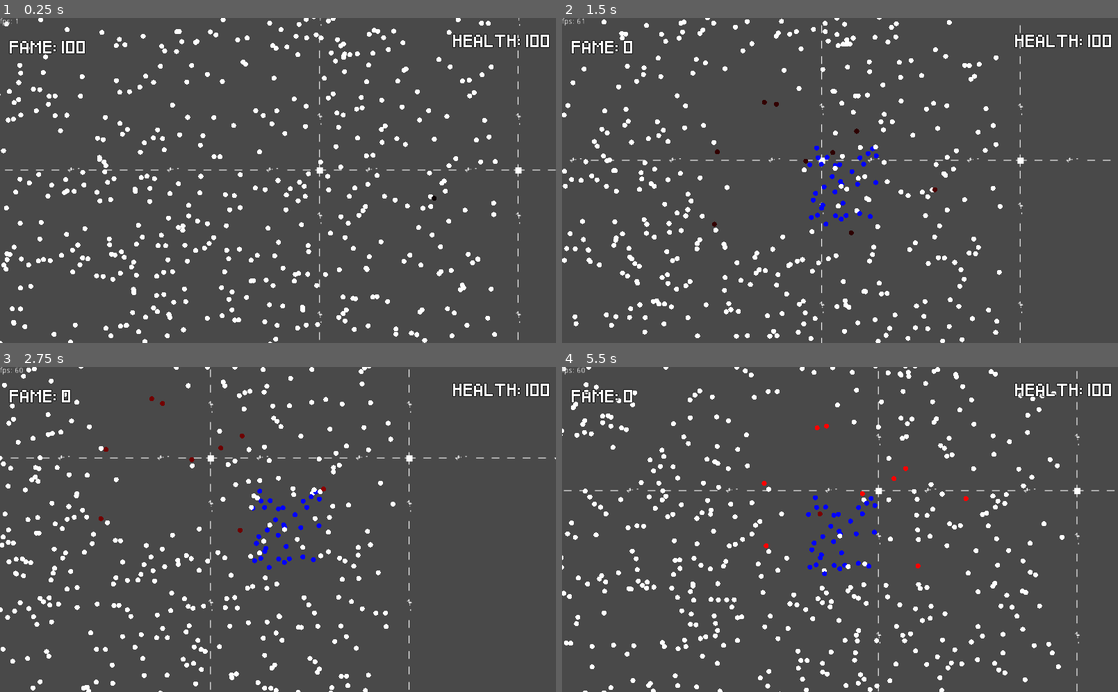
Above: before the commit, frames 1-4 (two rows, left to right).
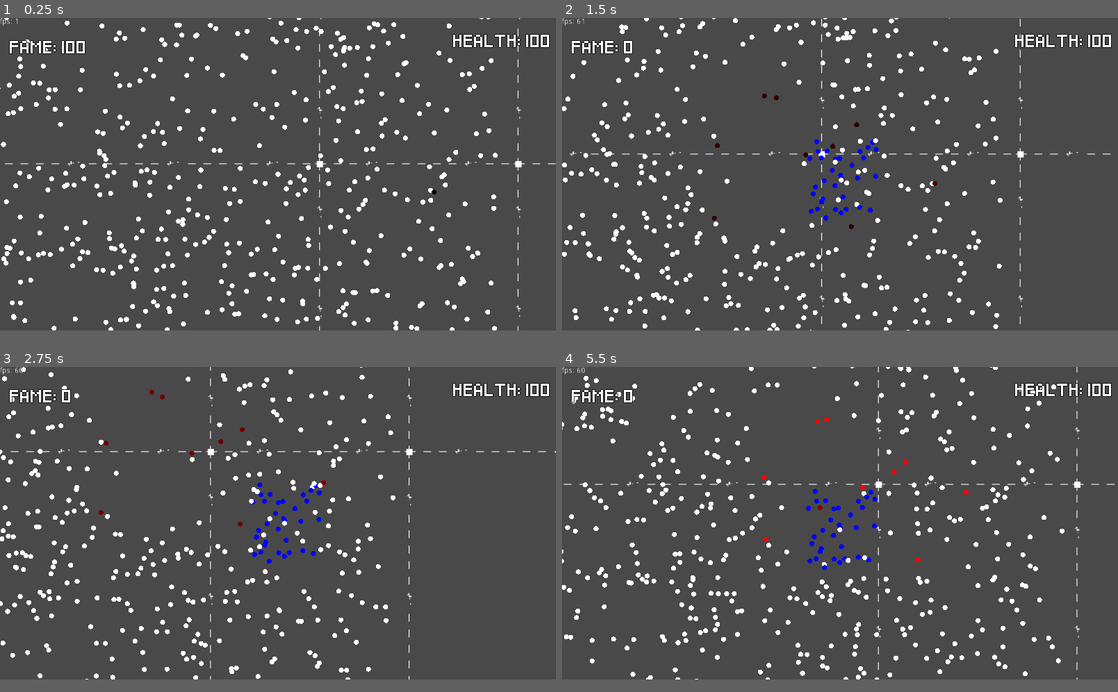
Above: after the commit, the same moments.

Repository: EliasVincent/perestroika
Game: Godot game, scene res://scenes/tests/Main.tscn
Two runs of this game, one before a commit and one after it. Both use one fixed random seed, a clock stepped at 60 frames per second and the inputs below.
Inputs:
- Up to frame 1 (0.25 s): no input
- Up to frame 2 (1.5 s): tap Enter (action) at 0.5, 0.6, 1.35 s; hold D (right) 0.53-1.28 s; hold S (down) from 1.28 s (still down)
- Up to frame 3 (2.75 s): release S (down) at 2.03 s; hold D (right) from 2.03 s (still down); tap Enter (action) at 2.1 s
- Up to frame 4 (5.5 s): release D (right) at 2.78 s; hold W (up) 2.78-3.53 s; tap Enter (action) every 0.75 s from 2.85 to 5.1 s; hold A (left) 3.53-5.03 s; hold S (down) from 5.03 s (still down)
In our replay, the window is 800x468 before the commit and 800x450 after it. These sizes can differ from the game's own. Grey fills any space a smaller window leaves; there, only what the larger window draws over its background counts as a difference.

The runs differ from the first frame. In frame 1, 9.6% of the frame differs, in the area x 0-100%, y 0-100%; in frame 2, 8.5%; in frame 3, 7.7%; in frame 4, 9.3%.

Commit message:
added splashscreen

Diff:
--- a/project.godot
+++ b/project.godot
@@ -17,6 +17,7 @@
 
 config/name="Godot Wild Jam 22 Game"
 run/main_scene="res://scenes/tests/Main.tscn"
+boot_splash/image="res://sprites/Splash_Screen.png"
 config/icon="res://icon.png"
 
 [autoload]
@@ -25,6 +26,7 @@
 
 [display]
 
+window/size/height=576
 window/stretch/mode="2d"
 window/stretch/aspect="keep"
 
Binary file added: sprites/Splash_Screen.png
Not shown, added: sprites/Splash_Screen.png.import
Not shown, changed: .gitignore
